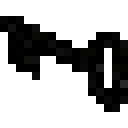
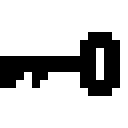
The second w=128, h=128 image is a revision of the first. Changes to its layers:
added layer "Layer 5" above "Layer 4" over bbox(0, 32, 120, 96)
hid "Layer 4" over bbox(0, 16, 128, 112)
